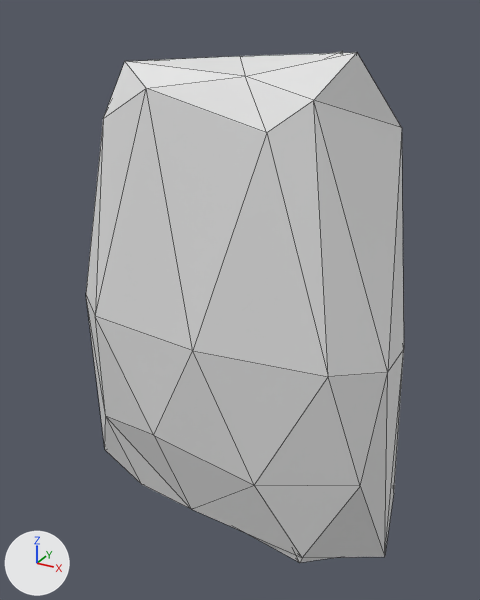
One commit to the glTF model maybraid/assets/characters/clothes/body/wumbus_biped_full_body/robe.glb: the scene before it, then after it.
The view is the same before and after, from a 50 mm camera at (1.11, -1.96, 1.06) aimed at (-0.01, 0.07, 0.05). The lights are fixed; the arrows at lower left show +X, +Y and +Z. The picture after the commit comes second. Mesh edges are drawn as thin lines. Vertices at exactly the same position are counted once.

Names of what the first picture shows: 'Coat', 'Coat.001'.
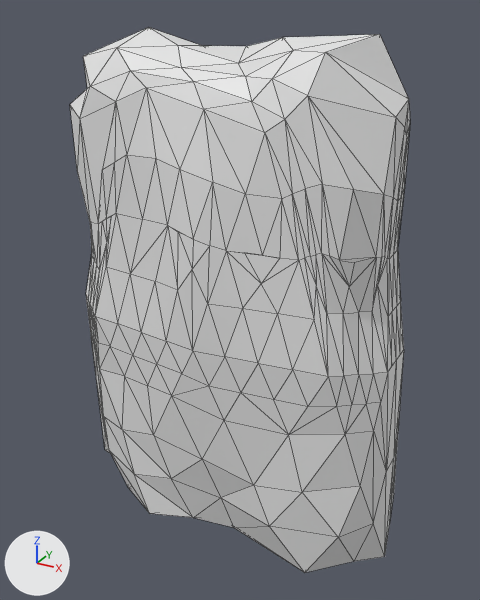
The change in detail:
me_coat is used by ob_coat; location (0.0, 0.0, 0.0).
me_coat had 42 vertices, 80 faces and spanned x -0.71..0.65, y -0.29..0.38, z -0.89..0.95.
me_coat now has 369 vertices, 734 faces and spans x -0.71..0.65, y -0.29..0.38, z -0.93..1.01.
me_coat part 1: 1 vertex moved from x -0.35, y -0.11, z 0.9 to x -0.04, y -0.17, z 0.86; 16 vertices removed from x -0.55..0.52, y -0.21..0.22, z -0.89..0.95; 343 vertices added at x -0.68..0.64, y -0.28..0.38, z -0.93..1.01.
Object 'Coat.001' (ob_coat_001) is deleted.

Pixel boxes [x1, y1, x2, y2] of what changed, in the pictures (480 x 600 px):
'Coat', reshaped (7% wider, 8% taller): before [86, 52, 404, 558]; after [70, 27, 410, 573]
'Coat.001', deleted (mostly hidden): before [246, 51, 343, 563]
